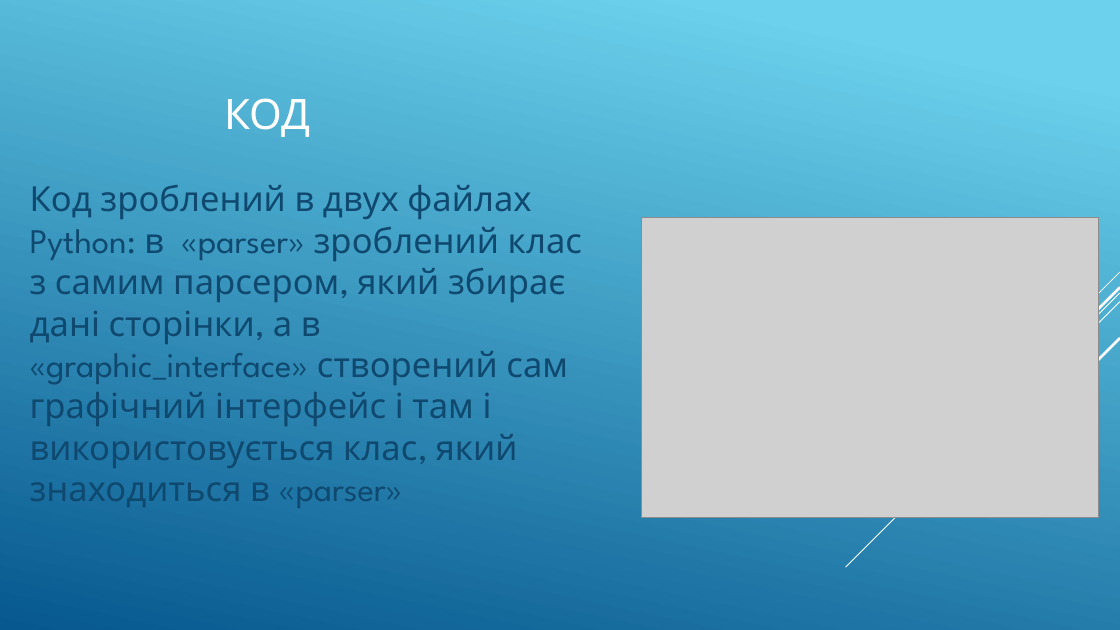
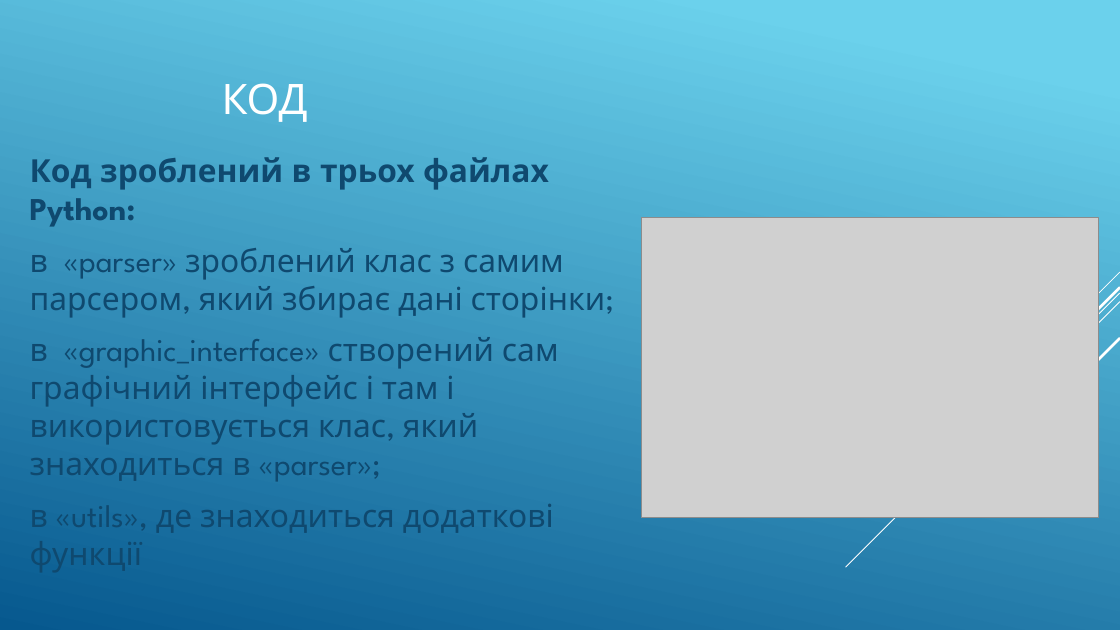
Before and after one commit to RalyukRoman/graphical-search-parser, a slide deck: slide 6 of Project presentation.pptx. Drawn at 1120x630 pixels with LibreOffice and Linux fonts; fonts in the diff are those of the drawing; grey boxes stand for pictures. Boxes give left, top, right and bottom in pixels: in the first picture for what was removed or moved away, otherwise in the second. Text is boxed around its words. In the diff, an @@ line names an element or a change of style, - is before the commit and + after.

```diff
--- a/Project presentation.pptx
+++ b/Project presentation.pptx
@@ title "КОД": place and size @@
-title "КОД" at bbox=[224, 98, 310, 137]
+title "КОД" at bbox=[222, 83, 308, 122]
@@ text at bbox=[30, 157, 606, 533]: text changed; size 29.6 to 27.2 pt @@
-Код зроблений в двух файлах Python: в «parser» зроблений клас з самим парсером, який збирає дані сторінки, а в «graphic_interface» створений сам графічний інтерфейс і там і використовується клас, який знаходиться в «parser»
+Код зроблений в трьох файлах Python:
+в «parser» зроблений клас з самим парсером, який збирає дані сторінки;
+в «graphic_interface» створений сам графічний інтерфейс і там і використовується клас, який знаходиться в «parser»;
+в «utils», де знаходиться додаткові функції
```
Also in this commit, not shown: 1 other slide changed.
